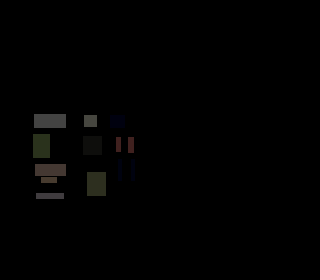
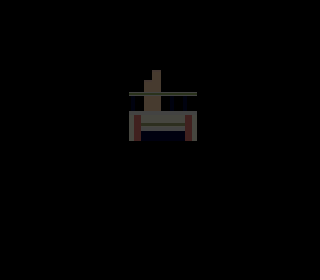
Layers edited between the first and the second 320x280 image:
added layer "Sichtbar" above "pavement" over [33, 70, 197, 199]
hid "pavement" over [36, 193, 64, 199]
painted on "locker_wall" over [35, 70, 161, 176]
painted on "locker_bg" over [41, 70, 161, 183]
painted on "stripes_wall" over [33, 93, 197, 158]
painted on "stripes_bg" over [87, 123, 185, 196]
added layer "concrete_wall-Kopie" above "concrete_bg" over [129, 92, 197, 131]
moved "concrete_bg" above "concrete_wall", painted on it over [84, 115, 197, 141]
hid "concrete_wall" over [34, 114, 66, 128]
hid "window_large" over [83, 136, 102, 155]
painted on "window_fassade" over [110, 115, 185, 141]
painted on "truss" over [118, 92, 187, 181]
painted on "vertical_lights" over [116, 115, 192, 153]
